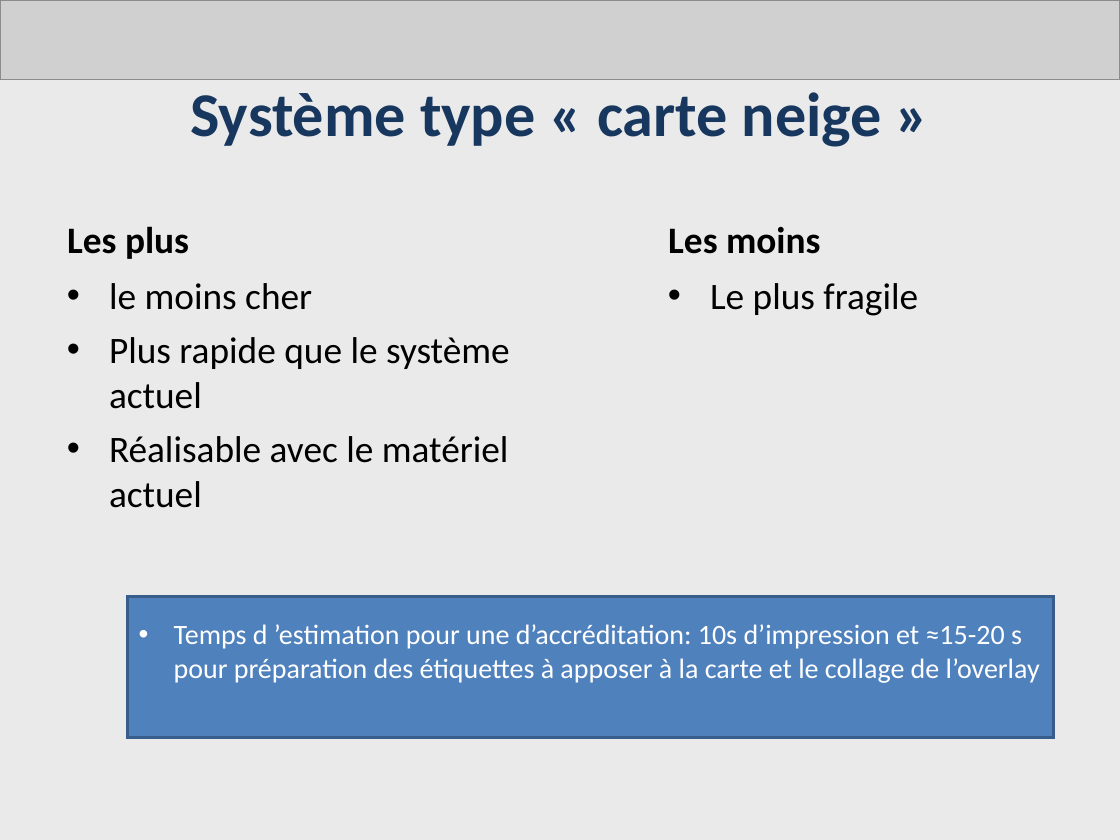
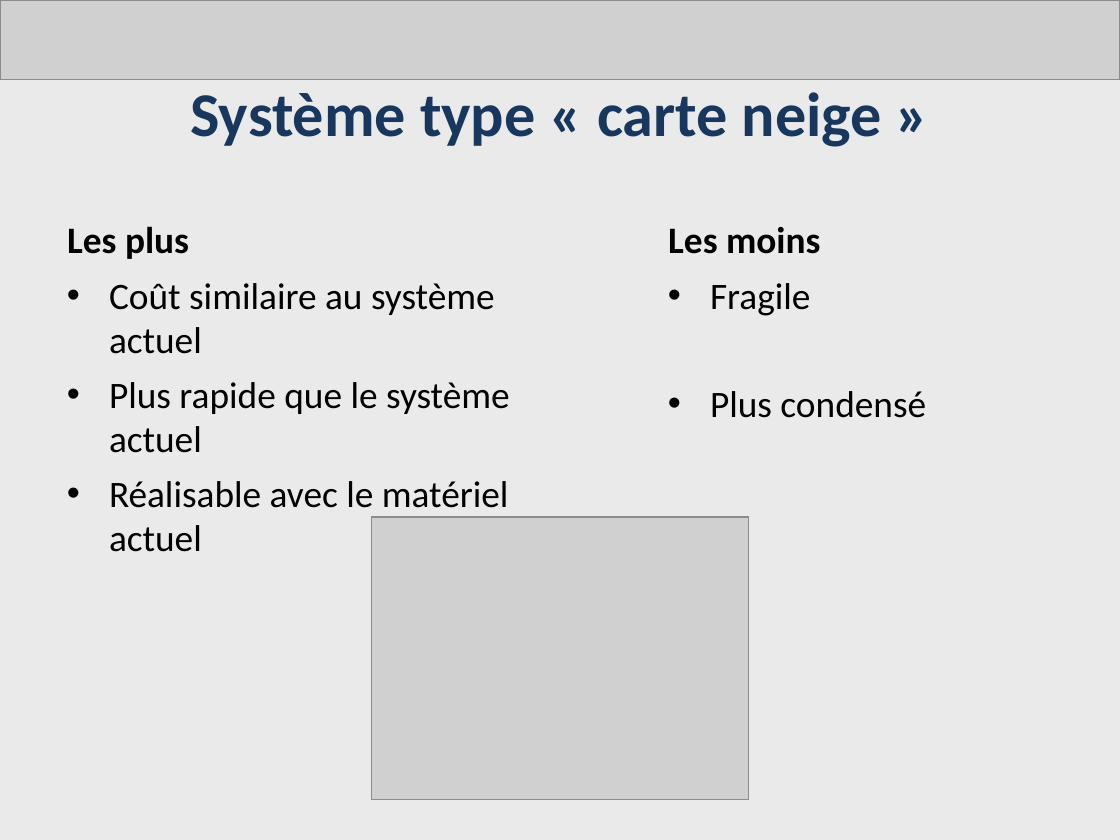
Before and after one commit to AdrienLombard/SimplePass, a slide deck: slide 3 of source/Système d'impression- Bilan intermédiaire - Version Adrien.ppt. Drawn at 1120x840 pixels with LibreOffice and Linux fonts; fonts in the diff are those of the drawing; grey boxes stand for pictures. Boxes give left, top, right and bottom in pixels: in the first picture for what was removed or moved away, otherwise in the second. Text is boxed around its words. In the diff, an @@ line names an element or a change of style, - is before the commit and + after.

```diff
--- a/source/Système d'impression- Bilan intermédiaire - Version Adrien.ppt
+++ b/source/Système d'impression- Bilan intermédiaire - Version Adrien.ppt
@@ text at box(109, 283, 495, 354): text changed @@
-• le moins cher
+• Coût similaire au système actuel
@@ text at box(710, 283, 926, 418): text changed @@
-• Le plus fragile
+• Fragile
+• Plus condensé
@@ picture added at box(372, 517, 748, 800) @@
@@ rectangle removed at box(128, 596, 1054, 737) @@
-• Temps d ’estimation pour une d’accréditation: 10s d’impression et ≈15-20 s pour préparation des étiquettes à apposer à la carte et le collage de l’overlay
```
Also in this commit, not shown: 4 other slides changed, 1 other file.
